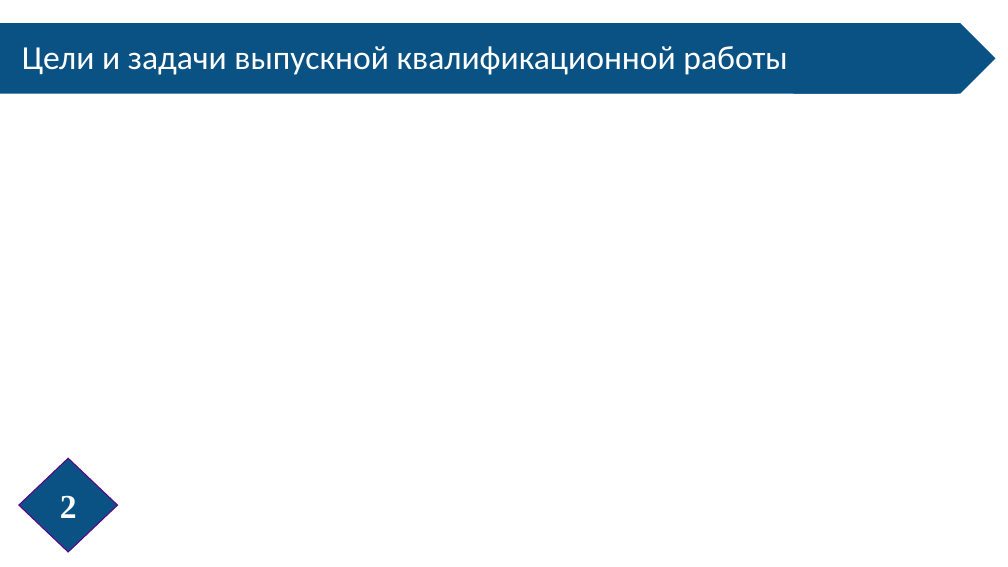
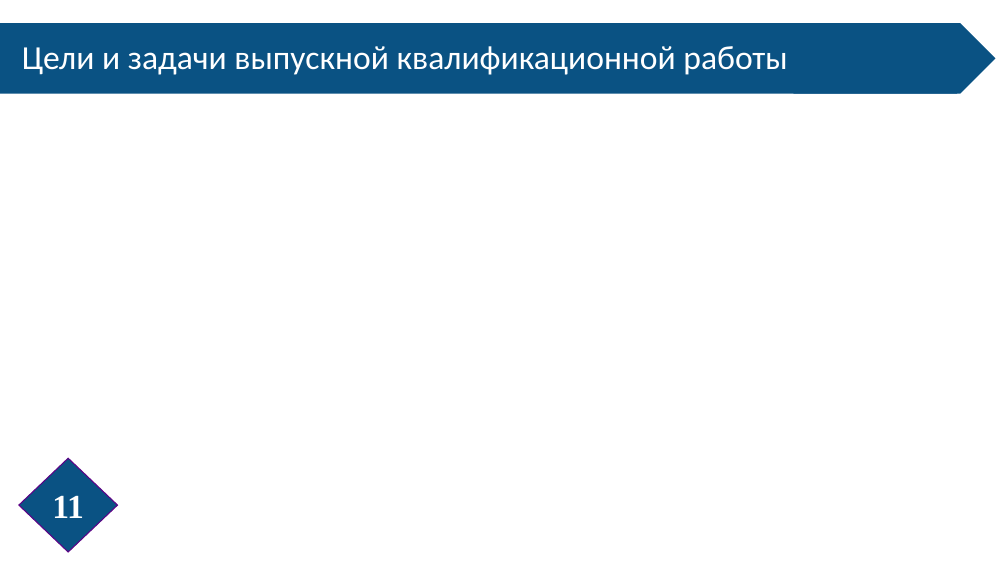
Before and after one commit to LebedevOleg/VKR_2022, a slide deck: slide 11 of Prezentatsia_VKR_2022.pptx (slide 9 before the commit). Drawn at 1008x567 pixels with LibreOffice and Linux fonts; fonts in the diff are those of the drawing. Boxes give left, top, right and bottom in pixels: in the first picture for what was removed or moved away, otherwise in the second. Text is boxed around its words. In the diff, an @@ line names an element or a change of style, - is before the commit and + after.

```diff
--- a/Prezentatsia_VKR_2022.pptx
+++ b/Prezentatsia_VKR_2022.pptx
@@ page number at box(19, 458, 118, 552): diamond to page number @@
@@ page number at box(52, 495, 84, 518): text changed @@
-2
+11
```
Also in this commit, not shown: 5 other slides changed, 7 slides added, 6 slides removed, 4 other files.
